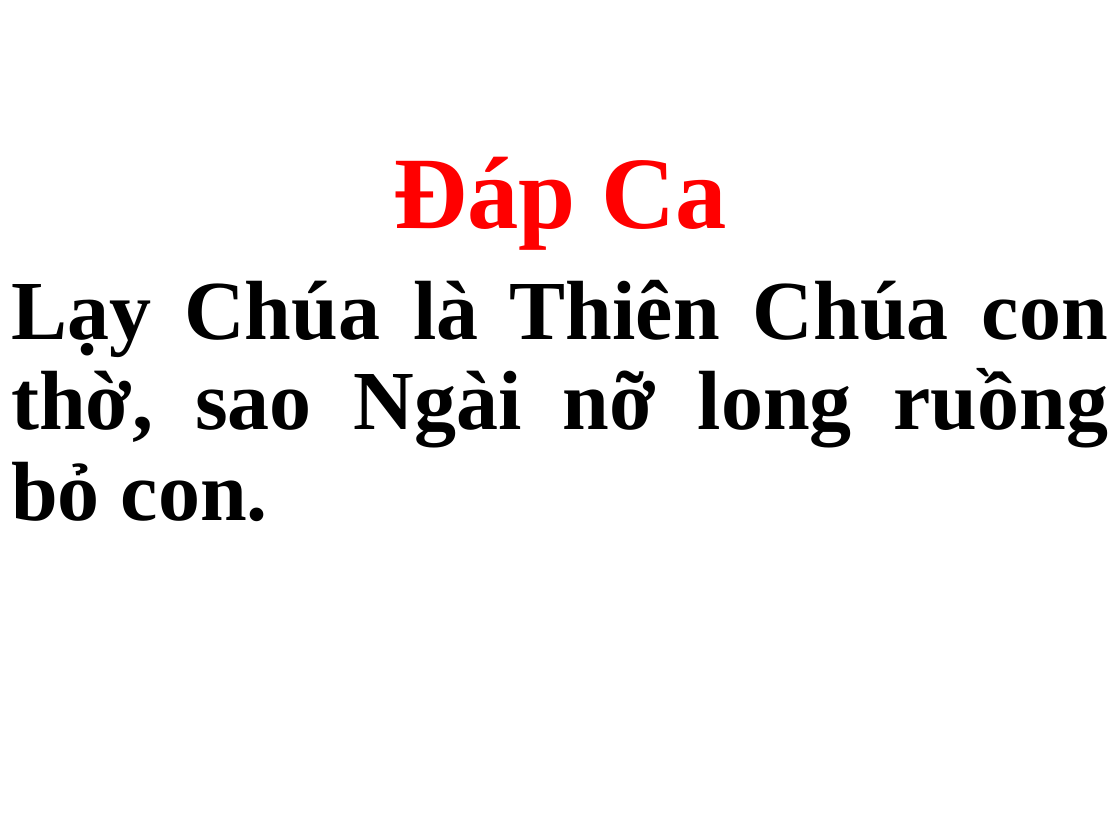
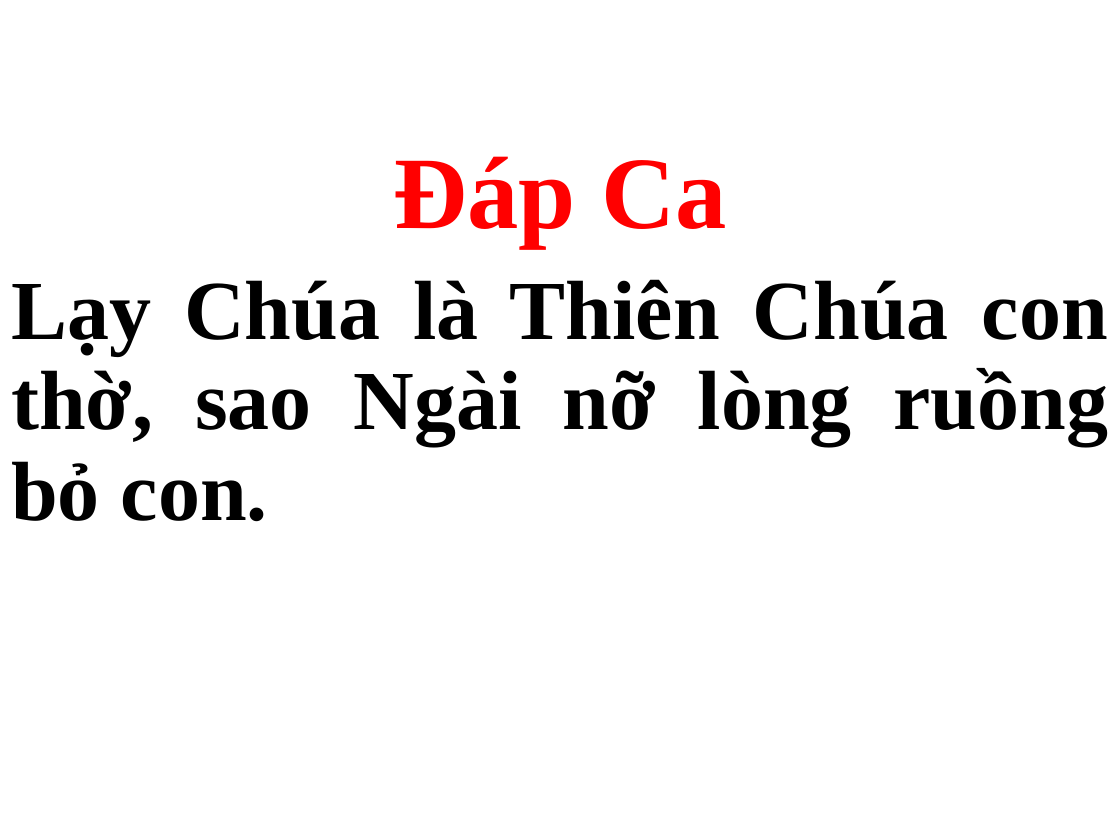
Before and after one commit to webfullstack99/usb-songs, a slide deck: slide 49 of CN.pptx. Drawn at 1120x840 pixels with LibreOffice and Linux fonts; fonts in the diff are those of the drawing. Boxes give left, top, right and bottom in pixels: in the first picture for what was removed or moved away, otherwise in the second. Text is boxed around its words. In the diff, an @@ line names an element or a change of style, - is before the commit and + after.

```diff
--- a/CN.pptx
+++ b/CN.pptx
@@ subtitle at [11, 279, 1108, 522]: text changed; text colour #000000 to #1F1F1F @@
-Lạy Chúa là Thiên Chúa con thờ, sao Ngài nỡ long ruồng bỏ con.
+Lạy Chúa là Thiên Chúa con thờ, sao Ngài nỡ lòng ruồng bỏ con.
```
Also in this commit, not shown: 78 other slides changed, 2 other files.
